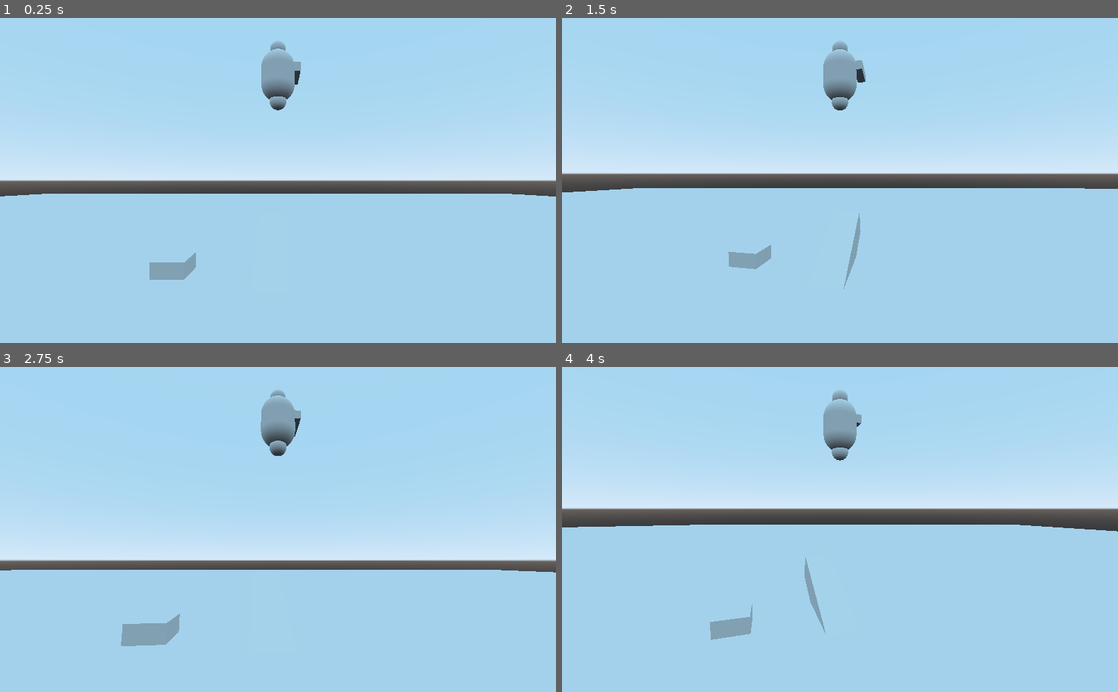
Above: before the commit, frames 1-4 (two rows, left to right).
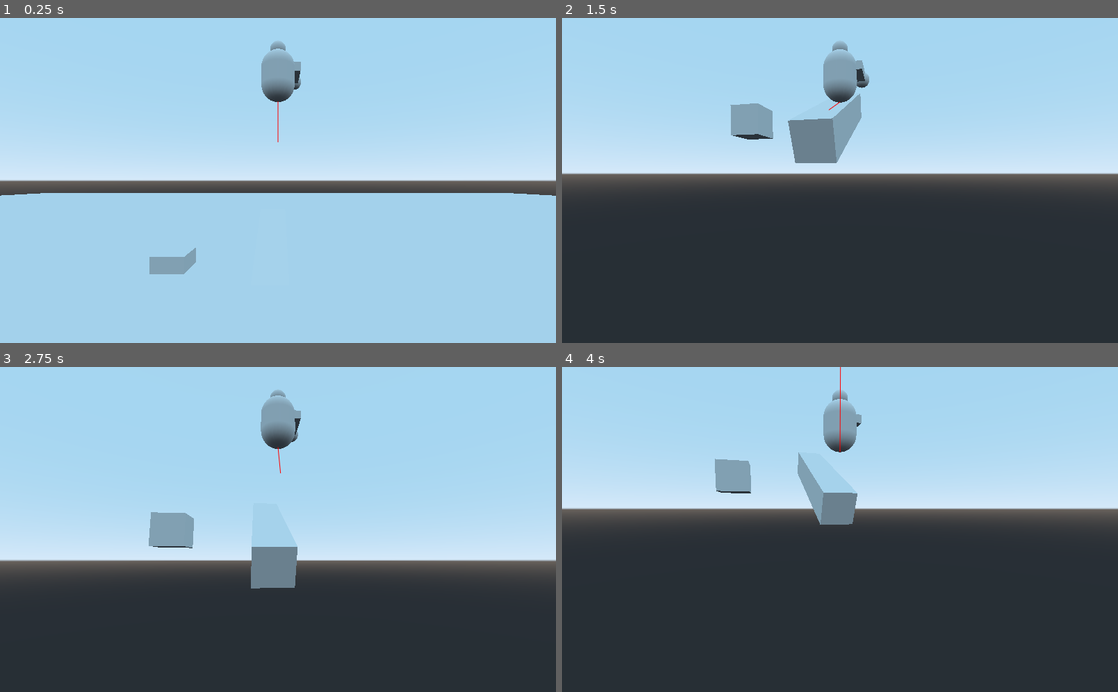
Above: after the commit, the same moments.

Repository: manglemix/PGBR
Game: Godot game, scene res://DebugBattlefield.tscn
Two runs of this game, one before a commit and one after it. Both use one fixed random seed, a clock stepped at 60 frames per second and the inputs below.
Inputs (mouse positions are in pixels of both pictures, inside the frame that each line leads up to):
- Up to frame 1 (0.25 s): no input
- Up to frame 2 (1.5 s): move the mouse to (962, 164) at 0.52 s; press the mouse at (962, 164) at 0.53 s; hold D (right) 0.53-1.28 s; right-click (962, 164) at 0.6 s; tap Space (jump) at 0.77 s; move the mouse to (728, 196) at 1.27 s; release the mouse at (728, 196) at 1.28 s; hold S (backward) from 1.28 s (still down); click (728, 196) at 1.35 s
- Up to frame 3 (2.75 s): tap Space (jump) at 1.52 s; right-click (166, 545) at 1.55 s; move the mouse to (333, 458) at 2.02 s; release S (backward) at 2.03 s; press the mouse at (333, 458) at 2.03 s; hold D (right) from 2.03 s (still down); right-click (333, 458) at 2.1 s
- Up to frame 4 (4 s): move the mouse to (812, 594) at 2.77 s; release D (right) at 2.78 s; release the mouse at (812, 594) at 2.78 s; hold W (forward) 2.78-3.53 s; tap X (change_perspective) at 2.85 s; tap Space (jump) at 3.02, 3.77 s; right-click (812, 594) at 3.05 s; move the mouse to (1006, 578) at 3.52 s; hold A (left) from 3.53 s (still down); hold Shift (crouch) from 3.53 s (still down); click (1006, 578) at 3.8 s

The runs differ from the first frame. In frame 1, 0.7% of the frame differs, in the area x 0-100%, y 18-81%; in frame 2, 50%; in frame 3, 39%; in frame 4, 53%, in the area x 0-100%, y 0-100%.
Error before the commit: Parse Error: The identifier "max_head_yaw" isn't declared in the current scope. (res://BaseScripts/BasePerson.gd:98)
Error after the commit: Attempt to call function 'set_transform_index' in base 'null instance' on a null instance. (res://BaseScripts/BaseCamera.gd:59)

Commit message:
Added documentation

Diff:
--- a/PGBR_Project1/BaseScripts/BasePerson.gd
+++ b/PGBR_Project1/BaseScripts/BasePerson.gd
@@ -14,20 +14,21 @@
 var AIR := 5.0
 
 var move_speed := 10.0					# the top down speed of the person
+var turn_speed := 0.05					# used for interpolating turns (like when turning the head)
+var max_head_yaw := 60.0				# the maximum angle the head can turn by on the y axis, both left and right
 var movement_vector := Vector3.ZERO		# the top down velocity of the person
-var acceleration := 6
+var acceleration := 6					# used for interpolating the Person's speed to the movement_vector
 var jump_speed := 10.0					# the vertical speed given to the person when they jump
 var fall_acceleration := - 9.8			# the rate at which the vertical speed changes, it is unique to each Person as they may have parachutes
 var linear_velocity := Vector3.ZERO
 var charging_jump := false				# if true, the Person will try to charge up its jump strength
-var on_floor: bool						# if true, the KinematicBody is on top of a floor. is_on_floor() is only true if the KinematicBody is in the floor
-var arms := []
+var on_floor: bool						# if true, this node is on top of a floor. is_on_floor() is only true if the KinematicBody is in the floor
+var arms := []							# a list of nodes which were considered arms (from arm_paths)
 
-var _floor_collision: KinematicCollision
+var _floor_collision: KinematicCollision	# holds information about the floor collider, null if there is no floor
 var _jump_charge_start: int				# the system time in msecs when a jump began to charge
 var _jump_charge_target: float			# the target strength of the jump
 var _jump_charge_factor := 0.001		# jump strength units per millisecond
-var _target_transform: Transform
 
 
 func _ready():
@@ -35,17 +36,17 @@
 		arms.append(get_node(path))
 
 
-func move_to_vector(vector: Vector3, speed:=RUN):
-	assert(is_zero_approx(vector.y))	# to make sure the vector is only top down
+func move_to_vector(rel_vec: Vector3, speed:=RUN):
+	assert(is_zero_approx(rel_vec.y))	# to make sure the rel_vec is only top down
 
-	if not vector.is_normalized():
+	if not rel_vec.is_normalized():
 		push_warning("move_to_vector in " + str(self) + " is not normalized")
-		vector = vector.normalized()
+		rel_vec = rel_vec.normalized()
 
 	if on_floor:
-		movement_vector = vector * speed
+		movement_vector = rel_vec * speed
 	else:
-		movement_vector += vector * AIR * get_physics_process_delta_time()
+		movement_vector += rel_vec * AIR * get_physics_process_delta_time()
 
 
 func charge_jump(strength:=1.5):
@@ -69,6 +70,8 @@
 
 
 func request_hand():
+	# searches through the available arms, and checks their Hand node
+	# if the Hand node has no children, it is considered free and is therefore returned
 	var hand
 	for arm in arms:
 		hand = arm.get_node("Hand")
@@ -80,7 +83,7 @@
 	emit_signal("shoot")
 
 
-func aim_guns(target: Vector3):
+func aim_towards(target: Vector3):
 	emit_signal("aim", target)
 
 
